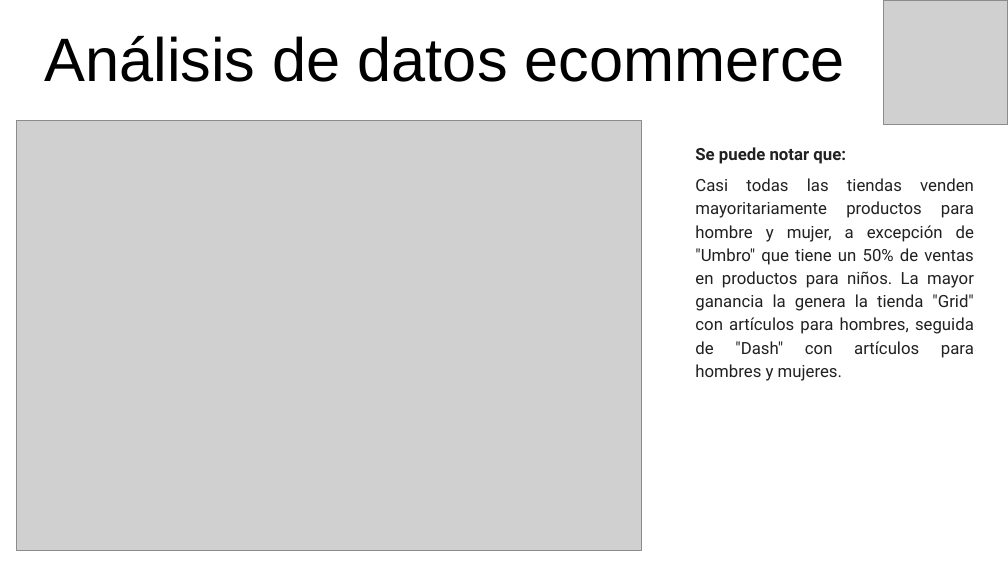
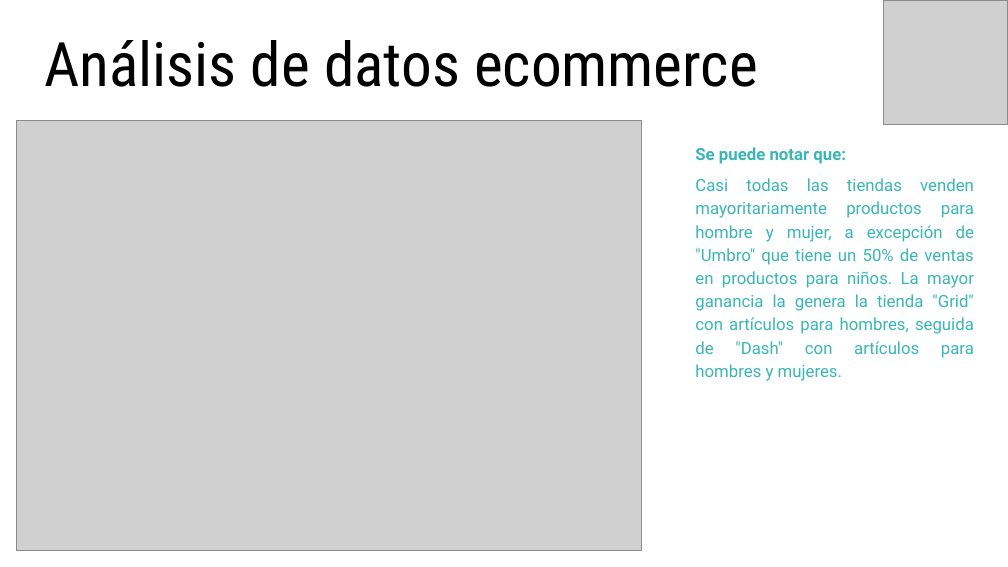
Before and after one commit to eliasguillermo/ds-ecommerce, a slide deck: slide 12 of PROYECTO FINAL - PRESENTANCION GERENCIAL.pptx (slide 10 before the commit). Drawn at 1008x567 pixels with LibreOffice and Linux fonts; fonts in the diff are those of the drawing; grey boxes stand for pictures. Boxes give left, top, right and bottom in pixels: in the first picture for what was removed or moved away, otherwise in the second. Text is boxed around its words. In the diff, an @@ line names an element or a change of style, - is before the commit and + after.

```diff
--- a/PROYECTO FINAL - PRESENTANCION GERENCIAL.pptx
+++ b/PROYECTO FINAL - PRESENTANCION GERENCIAL.pptx
@@ title "Análisis de datos ecommerce" at [44,40,758,87]: font Arial to Roboto Condensed; vertical alignment bottom to middle @@
@@ text "Se puede notar que:" at [695,147,974,381]: text colour #212121 to #39B6B5 @@
```
Also in this commit, not shown: 11 other slides changed, 9 slides added, 10 slides removed.
